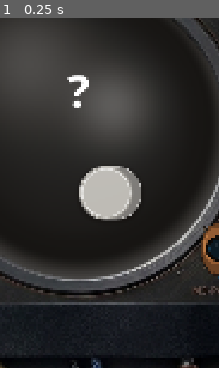
Above: before the commit, frame 1.
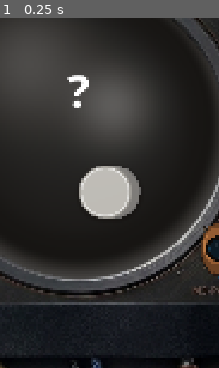
Above: after the commit, the same moment.

Repository: GGamezebo/GodBomb
Game: Godot game, scene res://src/contexts/game_context/game_context.tscn
Same seed, same stepped clock (60 frames per second), same inputs: the game is played once before the commit and once after it. This scene is started directly instead of the project's main scene.
Inputs:
- Up to frame 1 (0.25 s): no input
The pictures show only the part of the screen within x 32-82%, y 34-84%; the shares and areas given below are measured in that part.

The runs differ from the first frame. In frame 1, 0.7% of the frame differs, in the area x 36-65%, y 42-58%.
Error in both runs: Out of bounds get index '0' (on base: 'Array[GamePlayer]') (res://src/contexts/game_context/game_logic/game_session.gd:140)

Commit message:
player icon text

Diff:
--- a/src/contexts/game_context/ui/game_player_strip.gd
+++ b/src/contexts/game_context/ui/game_player_strip.gd
@@ -17,6 +17,9 @@
 const NAME_FONT_MAX := 54
 const NAME_FONT_MIN := 30
 const MAX_PILL_WIDTH := 580.0
+
+const NAME_TEXT_COLOR := Color(1.0, 1.0, 1.0, 1.0)
+const NAME_OUTLINE_COLOR := Color(0.04, 0.03, 0.02, 0.5)
 
 var _frame: PanelContainer
 var _avatar_ring: PanelContainer
@@ -54,6 +57,50 @@
 	return int(roundf(value * _visual_scale))
 
 
+static func create_name_pill_style(
+	plate_height: float,
+	pad_h: float = 0.0,
+	pad_v: float = 0.0,
+	border_width: int = 2,
+	shadow_size: int = 10,
+	lobby: bool = false
+) -> StyleBoxFlat:
+	var pill := StyleBoxFlat.new()
+	if lobby:
+		pill.bg_color = Color(1.0, 1.0, 1.0, 0.1)
+		pill.border_color = Color(1.0, 1.0, 1.0, 0.26)
+		pill.set_border_width_all(maxi(border_width, 1))
+		pill.set_corner_radius_all(maxi(4, int(plate_height * 0.5)))
+		pill.shadow_size = 0
+	else:
+		pill.bg_color = Color(1.0, 0.99, 0.97, 0.44)
+		pill.border_color = Color(1.0, 1.0, 1.0, 0.34)
+		pill.set_border_width_all(maxi(border_width, 2))
+		pill.set_corner_radius_all(maxi(4, int(plate_height * 0.5)))
+		pill.shadow_color = Color(0.05, 0.03, 0.02, 0.28)
+		pill.shadow_size = shadow_size
+		pill.shadow_offset = Vector2(0.0, maxf(2.0, plate_height * 0.033))
+	pill.content_margin_left = pad_h
+	pill.content_margin_top = pad_v
+	pill.content_margin_right = pad_h
+	pill.content_margin_bottom = pad_v
+	pill.anti_aliasing = false
+	return pill
+
+
+static func apply_name_label_style(label: Label, font_size: int, outline_size: int = -1, crisp: bool = false) -> void:
+	var outline := outline_size
+	if outline < 0:
+		outline = 2 if crisp else maxi(2, int(round(float(font_size) / 10.0)))
+	label.add_theme_color_override("font_color", NAME_TEXT_COLOR)
+	label.add_theme_color_override(
+		"font_outline_color",
+		Color(0.02, 0.02, 0.02, 0.92) if crisp else NAME_OUTLINE_COLOR
+	)
+	label.add_theme_constant_override("outline_size", outline)
+	label.modulate = Color.WHITE
+
+
 func _build_content() -> void:
 	if _built:
 		return
@@ -65,15 +112,10 @@
 
 	_frame = PanelContainer.new()
 	_frame.mouse_filter = Control.MOUSE_FILTER_IGNORE
-	var pill := StyleBoxFlat.new()
-	pill.bg_color = Color(1.0, 0.99, 0.97, 0.44)
-	pill.border_color = Color(1.0, 1.0, 1.0, 0.34)
-	pill.set_border_width_all(max(_vi(2.0), 2))
-	pill.set_corner_radius_all(int(frame_height * 0.5))
-	pill.shadow_color = Color(0.05, 0.03, 0.02, 0.28)
-	pill.shadow_size = _vi(10.0)
-	pill.shadow_offset = Vector2(0.0, _vx(4.0))
-	_frame.add_theme_stylebox_override("panel", pill)
+	_frame.add_theme_stylebox_override(
+		"panel",
+		create_name_pill_style(frame_height, 0.0, 0.0, max(_vi(2.0), 2), _vi(10.0))
+	)
 	add_child(_frame)
 
 	var margin := MarginContainer.new()
@@ -121,9 +163,7 @@
 	_name_label.autowrap_mode = TextServer.AUTOWRAP_OFF
 	_name_label.clip_text = false
 	_name_label.add_theme_font_size_override("font_size", _vi(NAME_FONT_MAX))
-	_name_label.add_theme_color_override("font_color", Color(1.0, 1.0, 1.0, 1.0))
-	_name_label.add_theme_color_override("font_outline_color", Color(0.04, 0.03, 0.02, 0.5))
-	_name_label.add_theme_constant_override("outline_size", max(_vi(2.0), 2))
+	apply_name_label_style(_name_label, _vi(NAME_FONT_MAX), max(_vi(2.0), 2))
 	row.add_child(_name_label)
 
 
@@ -155,6 +195,7 @@
 			chosen_width = name_width
 			break
 	_name_label.add_theme_font_size_override("font_size", chosen_size)
+	apply_name_label_style(_name_label, chosen_size, max(_vi(2.0), 2))
 	_name_label.custom_minimum_size = Vector2(chosen_width, avatar_size)
 	var pill_width := _pill_width_for_name(chosen_width)
 	custom_minimum_size = Vector2(pill_width, frame_height)
--- a/src/features/player_selection/player_icon.gd
+++ b/src/features/player_selection/player_icon.gd
@@ -180,17 +180,25 @@
 	var max_plate_width := _compute_max_plate_width()
 	var font_size := _fit_name_font_size(max_plate_width)
 	name_label.add_theme_font_size_override("font_size", font_size)
+	GamePlayerStrip.apply_name_label_style(name_label, font_size, 2, true)
 
 	var text_width := _measure_name_width(font_size)
 	var plate_width := clampf(text_width + NAME_PLATE_PAD_X * 2.0, NAME_PLATE_MIN_WIDTH, max_plate_width)
 
 	name_plate.z_index = 2
+	name_plate.modulate = Color.WHITE
+	name_plate.clip_contents = true
 	name_plate.custom_minimum_size = Vector2(plate_width, 0)
 	name_plate.reset_size()
 	var plate_size := name_plate.get_combined_minimum_size()
 	if plate_size.y <= 0.0:
 		plate_size.y = float(font_size) + 12.0
 	name_plate.size = plate_size
+	if name_plate is PanelContainer:
+		(name_plate as PanelContainer).add_theme_stylebox_override(
+			"panel",
+			GamePlayerStrip.create_name_pill_style(plate_size.y, NAME_PLATE_PAD_X, 4.0, 1, 0, true)
+		)
 
 	var seat_anchor := _compute_seat_offset()
 	var slime_bottom := slime_rect.position.y + slime_rect.size.y
--- a/src/features/player_selection/player_icon.tscn
+++ b/src/features/player_selection/player_icon.tscn
@@ -1,22 +1,6 @@
 [gd_scene load_steps=2 format=3 uid="uid://cj182qgfmj11t"]
 
 [ext_resource type="Script" uid="uid://by0043iak2qax" path="res://src/features/player_selection/player_icon.gd" id="1"]
-
-[sub_resource type="StyleBoxFlat" id="StyleBoxFlat_name"]
-bg_color = Color(1, 0.98, 0.94, 0.92)
-border_width_left = 2
-border_width_top = 2
-border_width_right = 2
-border_width_bottom = 2
-border_color = Color(0.55, 0.4, 0.28, 0.55)
-corner_radius_top_left = 12
-corner_radius_top_right = 12
-corner_radius_bottom_right = 12
-corner_radius_bottom_left = 12
-content_margin_left = 14.0
-content_margin_top = 4.0
-content_margin_right = 14.0
-content_margin_bottom = 4.0
 
 [node name="PlayerIcon" type="Control" unique_id=1632185681 node_paths=PackedStringArray("slime_rect", "name_label")]
 custom_minimum_size = Vector2(110, 200)
@@ -41,12 +25,12 @@
 offset_top = 52.0
 offset_right = 105.0
 offset_bottom = 86.0
-theme_override_styles/panel = SubResource("StyleBoxFlat_name")
 
 [node name="PlayerName" type="Label" parent="NamePlate" unique_id=1061097853]
 layout_mode = 2
-theme_override_colors/font_color = Color(0.16, 0.12, 0.1, 1)
-theme_override_colors/font_outline_color = Color(1, 0.99, 0.97, 0.9)
+theme_type_variation = &"Hero"
+theme_override_colors/font_color = Color(1, 1, 1, 1)
+theme_override_colors/font_outline_color = Color(0.02, 0.02, 0.02, 0.92)
 theme_override_constants/outline_size = 2
 theme_override_font_sizes/font_size = 26
 text = "Игрок"
